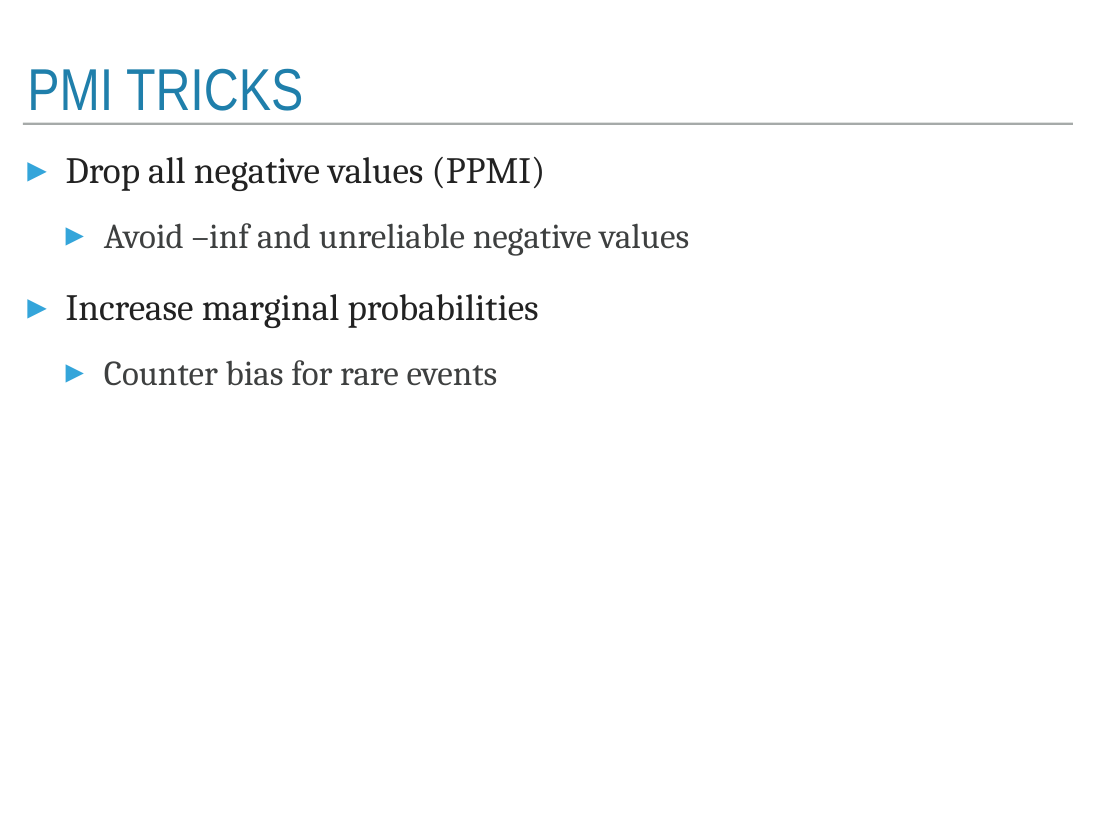
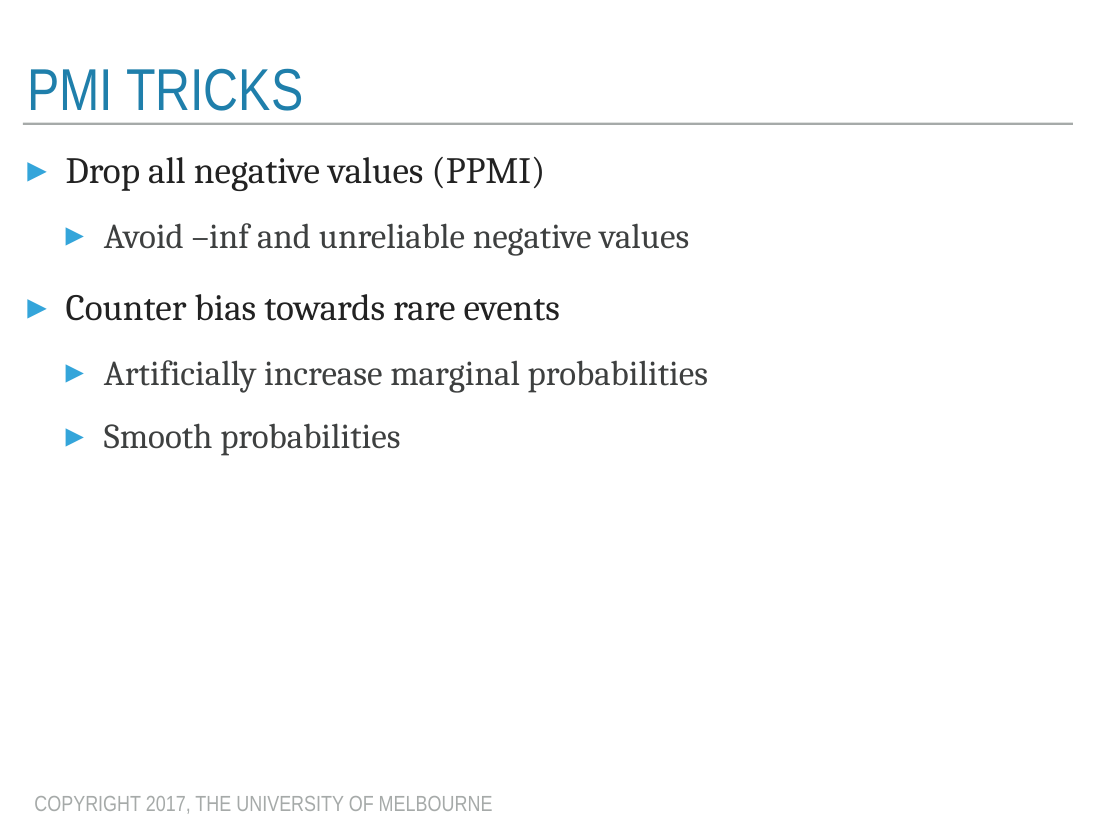
Before and after one commit to trevorcohn/comp90042, a slide deck: slide 8 of slides/WSTA_L9_distributional_semantics.pptx. Drawn at 1120x840 pixels with LibreOffice and Linux fonts; fonts in the diff are those of the drawing. Boxes give left, top, right and bottom in pixels: in the first picture for what was removed or moved away, otherwise in the second. Text is boxed around its words. In the diff, an @@ line names an element or a change of style, - is before the commit and + after.

```diff
--- a/slides/WSTA_L9_distributional_semantics.pptx
+++ b/slides/WSTA_L9_distributional_semantics.pptx
@@ text at bbox=[66, 294, 708, 456]: text changed; size 34 to 32 pt; text colour #222222 to #3E4040 @@
-▸ Increase marginal probabilities
-  ▸ Counter bias for rare events
+▸ Counter bias towards rare events
+  ▸ Artificially increase marginal probabilities
+  ▸ Smooth probabilities
@@ text added at bbox=[34, 796, 493, 814], 20 pt, text #A6AAA9 @@
+COPYRIGHT 2017, THE UNIVERSITY OF MELBOURNE
```
Also in this commit, not shown: 22 other slides changed, 7 other files.
